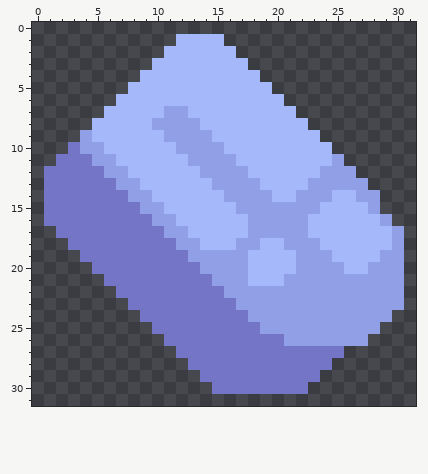
Pixel-art sprite, stored at core/assets-raw/sprites/items/item-titanium.png. Above is the file before it was changed.
The file is 32x32 pixels.
The same view after the edit:
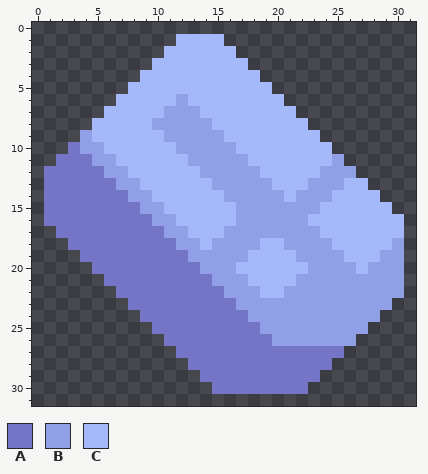
Palette (. is transparent): A #7575c8  B #919fe7  C #a4b8fa
From old to new:
Colour A becomes colour B in row 26 at x 20.
Colour C becomes colour B in row 6 at x 12; in row 7 at x 13; in row 8 at x 14; in row 9 at x 15; in row 10 at x 16; in row 11 at x 17.
Colour C becomes colour B in row 12 at x 18; in row 13 at x 19; in row 14 at x 20; in row 16 at x 17; in row 17 at x 16 to 17 and 23; in row 18 at x 15 to 16 and 24.
Colour C becomes colour B in row 19 at x 25; in row 20 at x 26.
The author put colour C in row 15 at x 29; in row 16 at x 30.
Colour B becomes colour C in row 13 at x 26 to 27; in row 14 at x 27 to 28; in row 15 at x 28; in row 16 at x 29; in row 17 at x 30; in row 20 at x 17 and 22.
Colour B becomes colour C in row 21 at x 21; in row 22 at x 19 to 20.
The edit erases colour B in row 23 at x 30; in row 24 at x 29; in row 25 at x 28; in row 26 at x 27.
